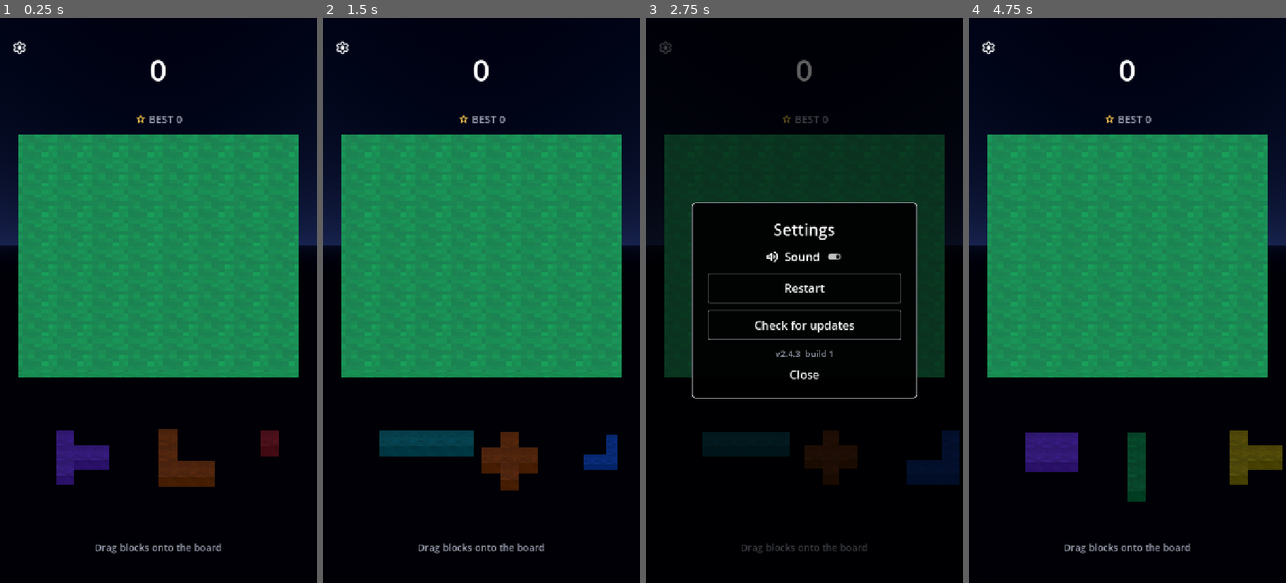
Above: before the commit, frames 1-4 (left to right).
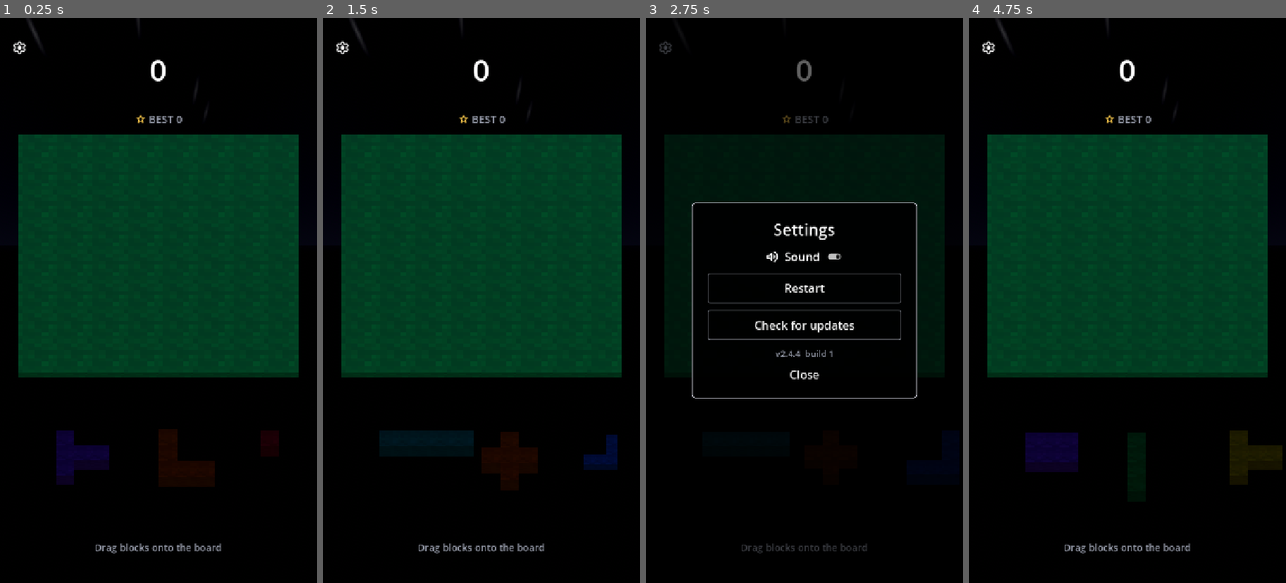
Above: after the commit, the same moments.

Repository: Matko802/blockshark
Game: Godot game, scene res://scenes/main.tscn
Two runs of this game, one before a commit and one after it. Both use one fixed random seed, a clock stepped at 60 frames per second and the inputs below.
Inputs:
- Up to frame 1 (0.25 s): no input
- Up to frame 2 (1.5 s): click "" at 0.5 s; click "Restart" at 1.25 s
- Up to frame 3 (2.75 s): click "" at 2 s
- Up to frame 4 (4.75 s): click "Restart" at 2.75 s; click "" at 3.5 s; click "Restart" at 4.25 s

The runs differ from the first frame. In frame 1, 47% of the frame differs, in the area x 0-100%, y 0-83%; in frame 2, 48%, in the area x 0-100%, y 0-84%; in frame 3, 16%; in frame 4, 47%.

Commit message:
Proper sun orbit sky with stars plus version 2.4.4

Diff:
--- a/scripts/main.gd
+++ b/scripts/main.gd
@@ -10,7 +10,7 @@
 var tray_x: Dictionary = {}
 var tray_tweens: Dictionary = {}
 var time := 0.0
-var app_version := "2.4.3"
+var app_version := "2.4.4"
 var app_code := 0
 
 @onready var board: BoardView = $Board
@@ -23,43 +23,62 @@
 @onready var sun: DirectionalLight3D = $Sun
 @onready var world_env: WorldEnvironment = $WorldEnvironment
 
-func sky_keys() -> Array:
-	return [
-		[0.0, Color(0.008, 0.012, 0.045), Color(0.10, 0.14, 0.30), Color(0.70, 0.80, 1.00), 0.85, 0.6],
-		[5.0, Color(0.008, 0.012, 0.045), Color(0.10, 0.14, 0.30), Color(0.70, 0.80, 1.00), 0.85, 0.6],
-		[7.0, Color(0.20, 0.25, 0.55), Color(0.98, 0.55, 0.30), Color(1.00, 0.75, 0.55), 1.0, 0.8],
-		[9.0, Color(0.25, 0.50, 0.95), Color(0.70, 0.85, 1.00), Color(1.00, 1.00, 1.00), 1.15, 0.9],
-		[16.0, Color(0.25, 0.50, 0.95), Color(0.70, 0.85, 1.00), Color(1.00, 1.00, 1.00), 1.15, 0.9],
-		[18.5, Color(0.15, 0.12, 0.35), Color(0.95, 0.45, 0.25), Color(1.00, 0.70, 0.50), 1.0, 0.8],
-		[20.0, Color(0.008, 0.012, 0.045), Color(0.10, 0.14, 0.30), Color(0.70, 0.80, 1.00), 0.85, 0.6],
-		[24.0, Color(0.008, 0.012, 0.045), Color(0.10, 0.14, 0.30), Color(0.70, 0.80, 1.00), 0.85, 0.6],
-	]
+const NIGHT_TOP = Color(0.008, 0.012, 0.045)
+const NIGHT_HOR = Color(0.10, 0.14, 0.30)
+const DAY_TOP = Color(0.25, 0.50, 0.95)
+const DAY_HOR = Color(0.70, 0.85, 1.00)
+const DUSK = Color(1.00, 0.45, 0.20)
+const SUN_WARM = Color(1.00, 0.55, 0.30)
+const SUN_WHITE = Color(1.00, 1.00, 1.00)
+const MOON_TINT = Color(0.60, 0.75, 1.00)
+
+func make_stars() -> void:
+	var img := Image.create(512, 256, false, Image.FORMAT_RGB8)
+	img.fill(Color.BLACK)
+	for i in 500:
+		var v := randf_range(0.35, 1.0)
+		img.set_pixel(randi_range(0, 511), randi_range(0, 255), Color(v, v, v))
+	var mat := world_env.environment.sky.sky_material as ProceduralSkyMaterial
+	if mat != null:
+		mat.sky_cover = ImageTexture.create_from_image(img)
+
+func sun_elevation(h: float) -> float:
+	if h >= 6.0 and h < 18.0:
+		return sin((h - 6.0) / 12.0 * PI) * 65.0
+	var nt := fposmod(h - 18.0, 24.0) / 12.0
+	return sin(nt * PI) * 35.0
 
 func update_sky() -> void:
 	var dt := Time.get_datetime_dict_from_system()
 	var h := float(dt["hour"]) + float(dt["minute"]) / 60.0
-	var keys := sky_keys()
-	var a: Array = keys[0]
-	var b: Array = keys[keys.size() - 1]
-	for i in keys.size() - 1:
-		var k0: Array = keys[i]
-		var k1: Array = keys[i + 1]
-		if h >= float(k0[0]) and h <= float(k1[0]):
-			a = k0
-			b = k1
-			break
-	var span := maxf(float(b[0]) - float(a[0]), 0.001)
-	var t := clampf((h - float(a[0])) / span, 0.0, 1.0)
+	var day := h >= 6.0 and h < 18.0
+	var elev := sun_elevation(h)
+	if day:
+		var t := (h - 6.0) / 12.0
+		sun.rotation = Vector3(deg_to_rad(-elev), deg_to_rad(lerpf(-60.0, 60.0, t)), 0.0)
+	else:
+		var nt := fposmod(h - 18.0, 24.0) / 12.0
+		sun.rotation = Vector3(deg_to_rad(-elev), deg_to_rad(lerpf(120.0, 240.0, nt)), 0.0)
+	var s := sin(deg_to_rad(elev)) if day else -0.25
+	var day_f := smoothstep(-0.08, 0.30, s)
+	var dusk_f := clampf(1.0 - absf(s) / 0.30, 0.0, 1.0) * smoothstep(-0.50, -0.02, s)
 	var mat := world_env.environment.sky.sky_material as ProceduralSkyMaterial
 	if mat != null:
-		mat.sky_top_color = (a[1] as Color).lerp(b[1] as Color, t)
-		var hor := (a[2] as Color).lerp(b[2] as Color, t)
+		mat.sky_top_color = NIGHT_TOP.lerp(DAY_TOP, day_f) + DUSK * (dusk_f * 0.30)
+		var hor := NIGHT_HOR.lerp(DAY_HOR, day_f) + DUSK * (dusk_f * 0.70)
 		mat.sky_horizon_color = hor
 		mat.ground_horizon_color = Color(hor.r * 0.45, hor.g * 0.45, hor.b * 0.45)
 		mat.ground_bottom_color = Color(hor.r * 0.15, hor.g * 0.15, hor.b * 0.15)
-	sun.light_color = (a[3] as Color).lerp(b[3] as Color, t)
-	sun.light_energy = lerpf(float(a[4]), float(b[4]), t)
-	world_env.environment.ambient_light_energy = lerpf(float(a[5]), float(b[5]), t)
+		mat.sky_energy_multiplier = lerpf(0.25, 1.0, day_f)
+		mat.ground_energy_multiplier = lerpf(0.30, 1.0, day_f)
+		mat.sky_cover_modulate = Color(1, 1, 1) * (1.0 - day_f)
+	if day:
+		sun.light_color = SUN_WARM.lerp(SUN_WHITE, clampf(s / 0.5, 0.0, 1.0))
+		sun.light_energy = lerpf(0.0, 1.15, smoothstep(-0.03, 0.20, s))
+	else:
+		sun.light_color = MOON_TINT
+		sun.light_energy = 0.12
+	world_env.environment.ambient_light_energy = lerpf(0.35, 0.9, day_f)
 
 func load_version() -> void:
 	var cfg := ConfigFile.new()
@@ -89,6 +108,7 @@
 	camera.look_at(Vector3(0, 0, 1.5))
 	fit_camera()
 	get_viewport().size_changed.connect(fit_camera)
+	make_stars()
 	update_sky()
 	var sky_timer := Timer.new()
 	sky_timer.wait_time = 60.0
--- a/scripts/updater.gd
+++ b/scripts/updater.gd
@@ -5,7 +5,7 @@
 
 var main
 var hud
-var current := "2.4.3"
+var current := "2.4.4"
 var http: HTTPRequest
 var dl: HTTPRequest
 var pending_silent := false
--- a/version.cfg
+++ b/version.cfg
@@ -1,3 +1,3 @@
 [app]
-version_name="2.4.3"
+version_name="2.4.4"
 version_code=1
Not shown, changed: export_presets.cfg
Not shown, changed: .github/workflows/build.yml
